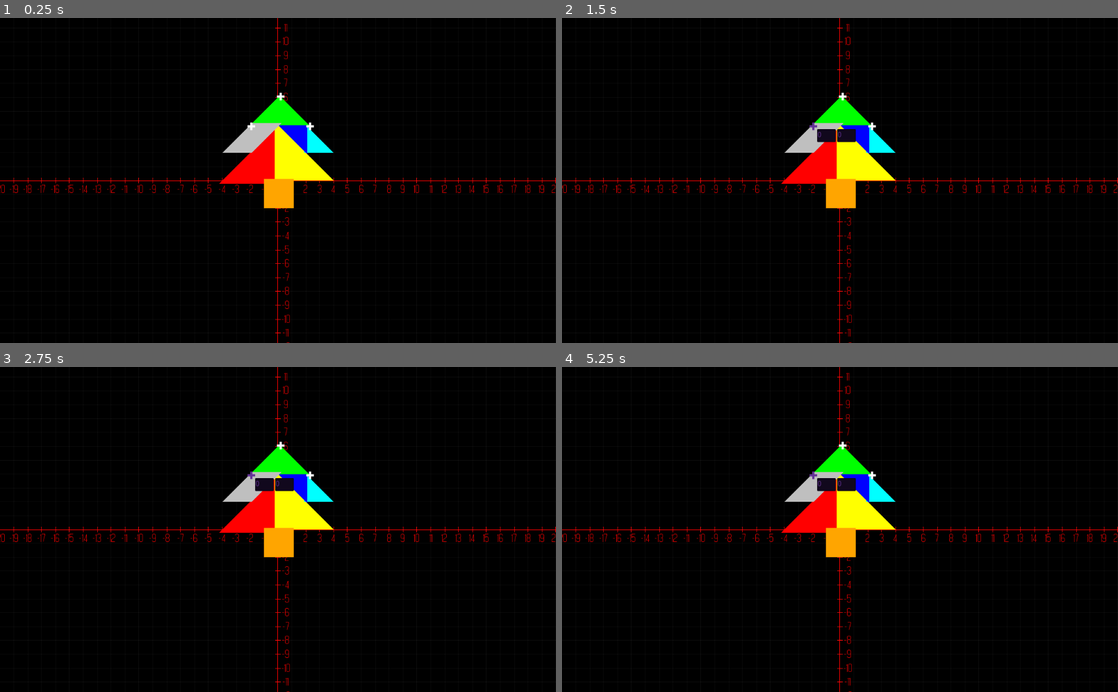
Above: before the commit, frames 1-4 (two rows, left to right).
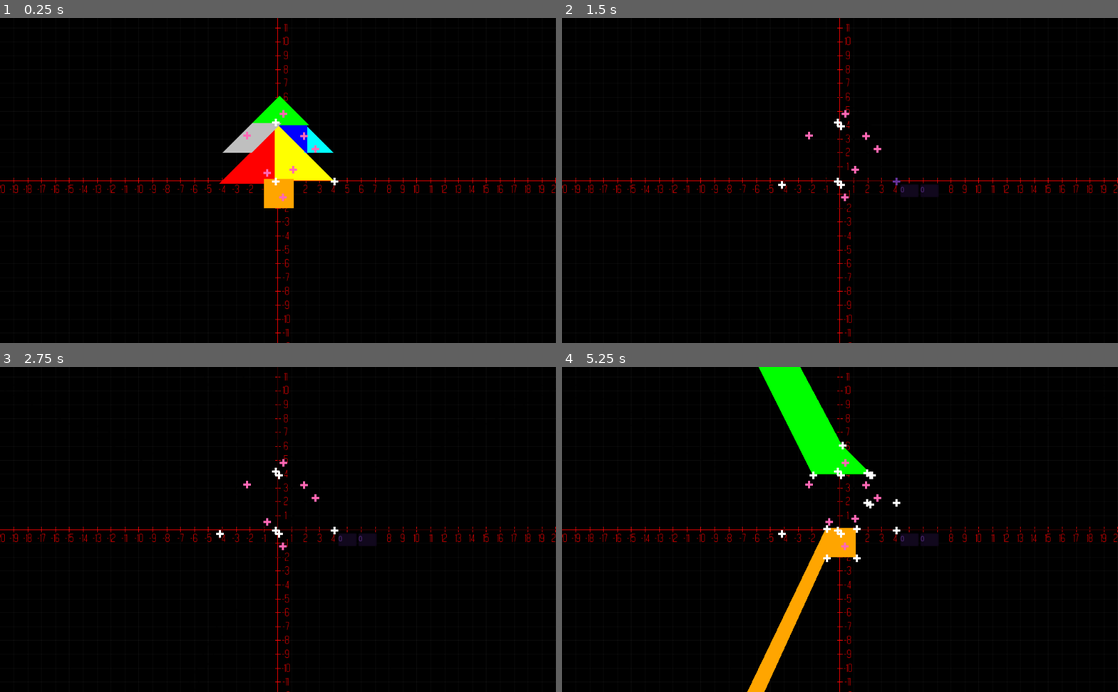
Above: after the commit, the same moments.

Repository: ikicapitan/ProyMat2018-Godot-
Game: Godot game, scene res://Scenes/main.tscn
Same seed, same stepped clock (60 frames per second), same inputs: the game is played once before the commit and once after it.
Inputs (mouse positions are in pixels of both pictures, inside the frame that each line leads up to; where the layout moved, square brackets give the same spot in the first picture):
- Up to frame 1 (0.25 s): no input
- Up to frame 2 (1.5 s): click (895, 180) [812, 125] at 0.5 s; click (828, 174) at 1.27 s
- Up to frame 3 (2.75 s): click (294, 519) at 2.02 s
- Up to frame 4 (5.25 s): click (878, 497) at 2.77 s; click (867, 484) at 3.52 s; click (845, 464) at 4.27 s; click (845, 545) at 5.02 s

The runs differ from the first frame. In frame 1, 0.2% of the frame differs, in the area x 43-61%, y 22-57%; in frame 2, 3.9%; in frame 3, 4.0%; in frame 4, 6.8%, in the area x 33-100%, y 0-100%.

Commit message:
Act4

Diff:
--- a/Scenes/main.gd
+++ b/Scenes/main.gd
@@ -8,6 +8,7 @@
 export (PackedScene) var cisne
 export (PackedScene) var arbol
 export (PackedScene) var select
+export (PackedScene) var select_p
 
 func _ready():
 	pass
--- a/Scenes/main.tscn
+++ b/Scenes/main.tscn
@@ -9,7 +9,8 @@
 [ext_resource path="res://Scenes/Cisne.tscn" type="PackedScene" id=7]
 [ext_resource path="res://Scenes/Arbol.tscn" type="PackedScene" id=8]
 [ext_resource path="res://Scenes/slct.tscn" type="PackedScene" id=9]
-[ext_resource path="res://Scenes/nivel.gd" type="Script" id=10]
+[ext_resource path="res://Scenes/slct_pieza.tscn" type="PackedScene" id=10]
+[ext_resource path="res://Scenes/nivel.gd" type="Script" id=11]
 
 [node name="main" type="Node" groups=[
 "main",
@@ -24,6 +25,7 @@
 cisne = ExtResource( 7 )
 arbol = ExtResource( 8 )
 select = ExtResource( 9 )
+select_p = ExtResource( 10 )
 
 [node name="cam" type="Camera2D" parent="." index="0"]
 
--- a/Scenes/slct.tscn
+++ b/Scenes/slct.tscn
@@ -3,7 +3,7 @@
 [ext_resource path="res://Sprites/seleccion.png" type="Texture" id=1]
 [ext_resource path="res://Scenes/slct.gd" type="Script" id=2]
 
-[node name="slct" type="TextureButton" index="0" groups=[
+[node name="slct" type="TextureButton" groups=[
 "slct",
 ]]
 
--- /dev/null
+++ b/Scenes/slct_pieza.gd
@@ -0,0 +1,15 @@
+extends TextureButton
+
+var pieza_referencia
+
+func _ready():
+	pass
+
+
+func _on_slct_pieza_button_up():
+	modulate = Color(0.0, 0.0, 0.0, 1) #Cambio de color
+	for p in get_tree().get_nodes_in_group("slct_p"): #Recorro todas los select de las piezas
+		if(p != self): #Si no es si mismo
+			p.modulate = Color(1, 0.41, 0.71, 1) #Cambio a rosadito
+	get_tree().get_nodes_in_group("tangram")[0].target = pieza_referencia
+	get_tree().get_nodes_in_group("tangram")[0].actualizar()
--- /dev/null
+++ b/Scenes/slct_pieza.tscn
@@ -0,0 +1,32 @@
+[gd_scene load_steps=3 format=2]
+
+[ext_resource path="res://Sprites/seleccion.png" type="Texture" id=1]
+[ext_resource path="res://Scenes/slct_pieza.gd" type="Script" id=2]
+
+[node name="slct_pieza" type="TextureButton" index="0" groups=[
+"slct_p",
+]]
+
+anchor_left = 0.0
+anchor_top = 0.0
+anchor_right = 0.0
+anchor_bottom = 0.0
+margin_right = 14.0
+margin_bottom = 14.0
+rect_pivot_offset = Vector2( 0, 0 )
+rect_clip_content = false
+focus_mode = 2
+mouse_filter = 0
+mouse_default_cursor_shape = 0
+size_flags_horizontal = 1
+size_flags_vertical = 1
+toggle_mode = false
+enabled_focus_mode = 2
+shortcut = null
+group = null
+texture_normal = ExtResource( 1 )
+expand = true
+script = ExtResource( 2 )
+_sections_unfolded = [ "Textures" ]
+
+[connection signal="button_up" from="." to="." method="_on_slct_pieza_button_up"]
--- a/Scripts/Tangrama2.gd
+++ b/Scripts/Tangrama2.gd
@@ -8,6 +8,7 @@
 var LADO_TRI_C = BASE
 var LADO_PARAL = BASE
 var LADO_CUADR = LADO_TRI_M / 2 # MITAD DE LADO_TRI_M
+var target = 0 #Pieza seleccionada actualmente
 
 #Por Iki
 var offset
@@ -39,6 +40,7 @@
 	tri2()
 	quad1()
 	rect1()
+	update()
 
 func actualizar():
 	update()
@@ -56,6 +58,17 @@
 		piezas[5].vertices.append(Vector2(dim * offset.x * modificador,dim * -offset.x).rotated(radianes)+ piezas[5].pos_ini)
 		piezas[5].vertices.append(Vector2(0,dim * -offset.x).rotated(radianes)+ piezas[5].pos_ini)
 		draw_polygon(piezas[5].vertices, PoolColorArray([color]))
+		if(target == 5): #Si el target es identico a 5, es porque es esta pieza
+			for v in piezas[5].vertices: #Creamos vertices seleccionables
+				var newPoint = get_tree().get_nodes_in_group("main")[0].select.instance()
+				add_child(newPoint)
+				newPoint.rect_position = v + v_offset
+		#Crear punto seleccion figura
+		var newPoint = get_tree().get_nodes_in_group("main")[0].select_p.instance()
+		add_child(newPoint)
+		newPoint.modulate = Color(1, 0.41, 0.71, 1)
+		newPoint.rect_position = piezas[5].vertices[0] + Vector2(LADO_CUADR/2*offset.x,-LADO_CUADR/2*offset.x)
+		newPoint.pieza_referencia = 5
 
 func rect(var dim, var color): #Dibuja rectangulo
 	if(piezas[6].disponible):
@@ -71,6 +84,18 @@
 		piezas[6].vertices.append(Vector2(dim/2 * offset.x * modificador + dim * offset.x * modificador,dim/2 * -offset.x).rotated(radianes)+ piezas[6].pos_ini)
 		piezas[6].vertices.append(Vector2(dim/2 * offset.x * modificador,dim/2 * -offset.x).rotated(radianes)+ piezas[6].pos_ini)
 		draw_polygon(piezas[6].vertices, PoolColorArray([color]))
+		if(target == 6):
+			for v in piezas[6].vertices:
+				var newPoint = get_tree().get_nodes_in_group("main")[0].select.instance()
+				add_child(newPoint)
+				newPoint.rect_position = v + v_offset
+		#Crear punto seleccion figura
+		var newPoint = get_tree().get_nodes_in_group("main")[0].select_p.instance()
+		add_child(newPoint)
+		newPoint.modulate = Color(1, 0.41, 0.71, 1)
+		newPoint.rect_position = piezas[6].vertices[0] + Vector2(LADO_PARAL/2*offset.x,-LADO_PARAL/2*offset.x)
+		newPoint.pieza_referencia = 6
+
 
 func tri(var dim, var color, var index): #Dibuja triangulos dinamicos
 	if(piezas[index].disponible):
@@ -85,14 +110,18 @@
 		piezas[index].vertices.append(Vector2(dim * offset.x * modificador,0).rotated(radianes) + piezas[index].pos_ini)
 		piezas[index].vertices.append(Vector2(dim/2 * offset.x * modificador, dim/2 * -offset.x).rotated(radianes)+ piezas[index].pos_ini)
 		draw_polygon(piezas[index].vertices, PoolColorArray([color]))
+		if(target == index):
+			for v in piezas[index].vertices:
+				var newPoint = get_tree().get_nodes_in_group("main")[0].select.instance()
+				add_child(newPoint)
+				newPoint.rect_position = v + v_offset
 
-	if(index == 2): #Si es el triangulo mediano le genero vertices seleccionables
-		for v in piezas[index].vertices:
-			var newPoint = get_tree().get_nodes_in_group("main")[0].select.instance()
-			add_child(newPoint)
-			newPoint.rect_position = v + v_offset
-
-
+		#Crear punto seleccion figura
+		var newPoint = get_tree().get_nodes_in_group("main")[0].select_p.instance()
+		add_child(newPoint)
+		newPoint.modulate = Color(1, 0.41, 0.71, 1)
+		newPoint.rect_position = Vector2(dim/2 * offset.x * modificador,dim/4 * -offset.x).rotated(radianes) + piezas[index].pos_ini
+		newPoint.pieza_referencia = index
 
 #Sub Funciones
 
Not shown: 2 places in Scenes/main.tscn that only renumber resources
